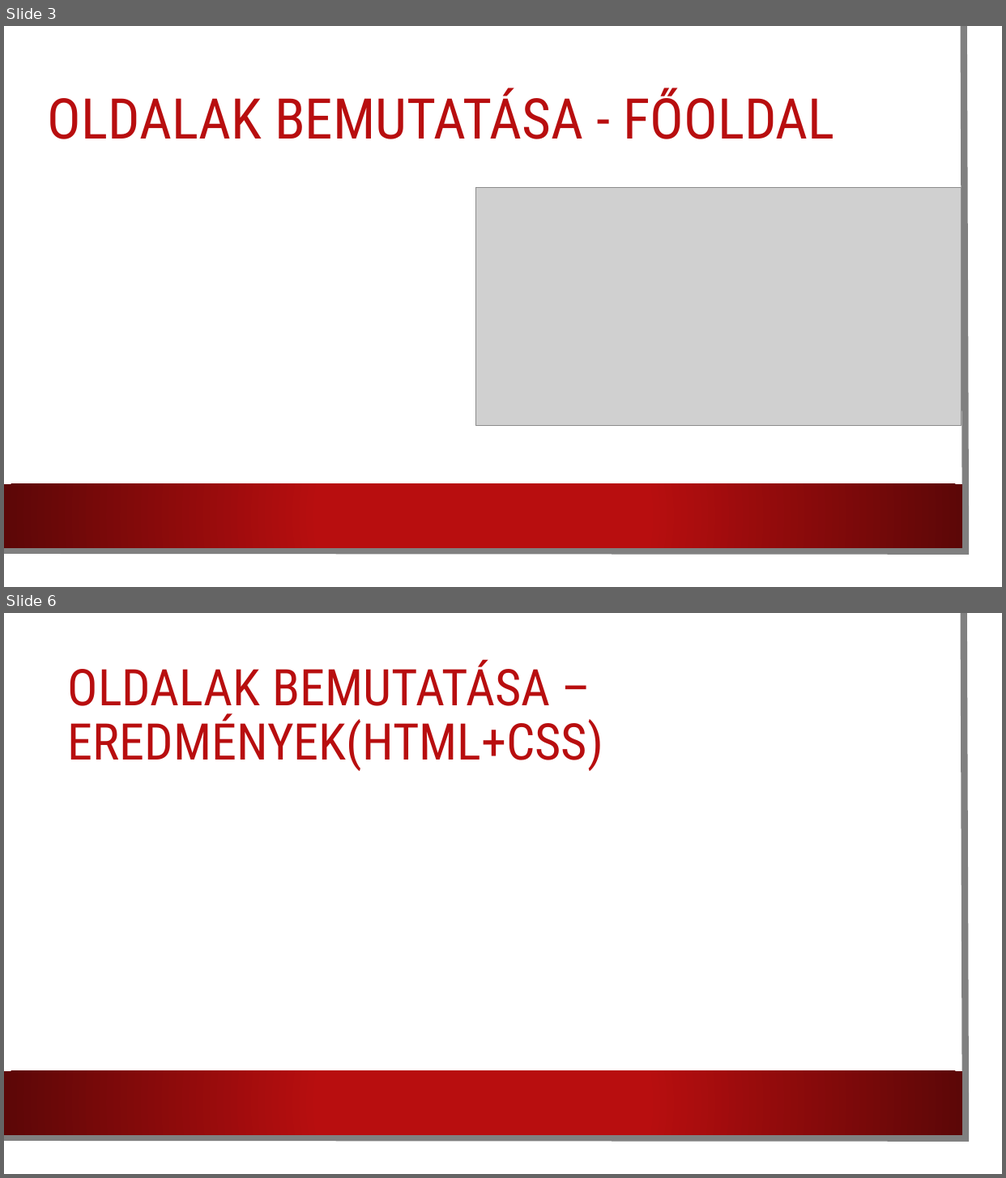
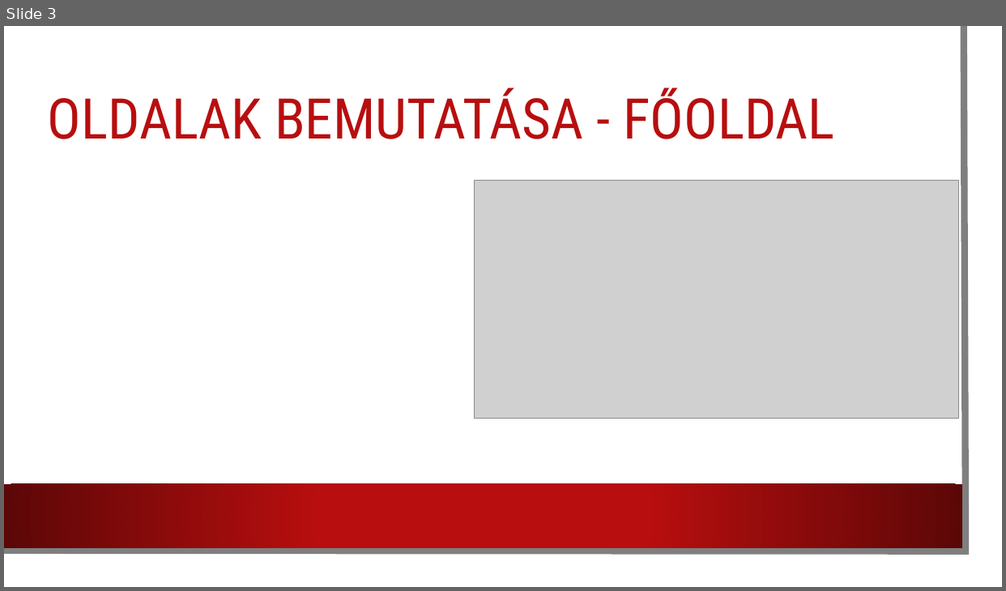
Before and after one commit to Kristof486/WebProjekt2026, a slide deck: Autókereskedés webproject.pptx. Shown one above the other, each under a label of ours: slides 3 and 6 before the commit, slide 3 after it; the slides between them are not shown. The pictures are 1006x1178 and 1006x591 pixels, drawn with LibreOffice and Linux fonts; fonts in the diff are those of the drawing; grey boxes stand for pictures; background and template pictures are left out. Boxes give left, top, right and bottom in pixels: in the first picture for what was removed or moved away, otherwise in the second. Text is boxed around its words. In the diff, an @@ line names an element or a change of style, - is before the commit and + after.

```diff
--- a/Autókereskedés webproject.pptx
+++ b/Autókereskedés webproject.pptx
@@ slide 6 removed at (4, 613, 1002, 1174), background picture (left out); not listed: 3 template elements that a slide beside it also shows @@
@@ title removed at (68, 659, 604, 771) @@
-OLDALAK BEMUTATÁSA – EREDMÉNYEK(HTML+CSS)
@@ slide 3 changed as well @@
@@ freeform shape at (4, 26, 966, 552): outline #808080 6.5 pt to #7F7F7F 6.5 pt @@
@@ rectangle removed at (4, 26, 985, 570) @@
@@ picture: place and size @@
-picture at (476, 188, 961, 426)
+picture at (474, 180, 959, 418)
```
Also in this commit, not shown: 2 other slides changed, 5 slides added, 3 other slides removed.
